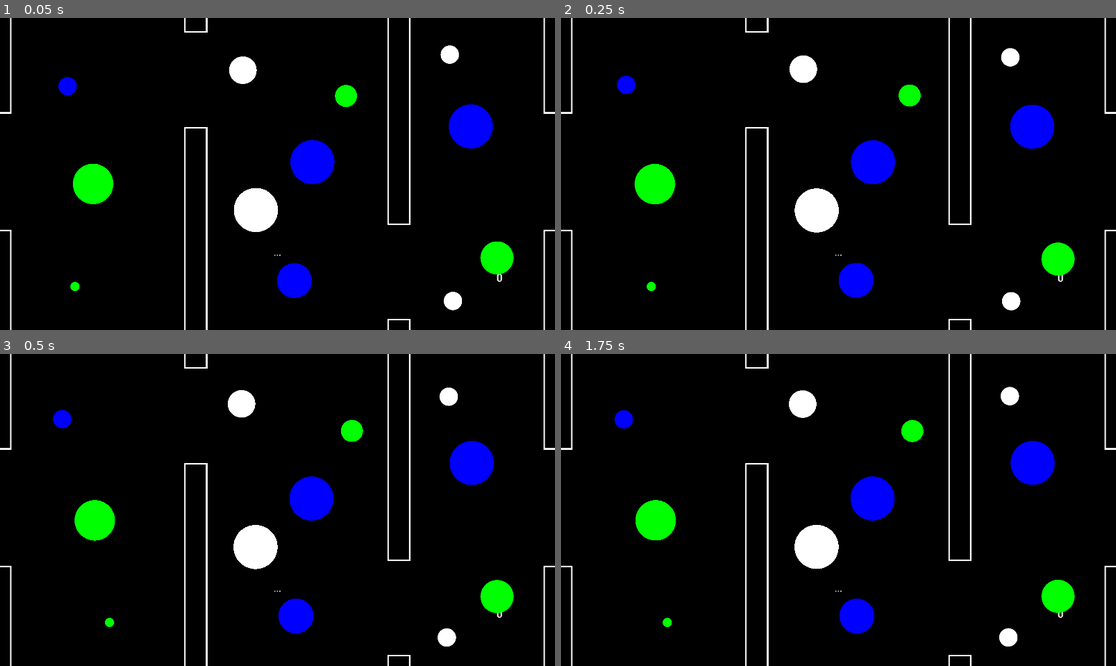
Above: before the commit, frames 1-4 (two rows, left to right).
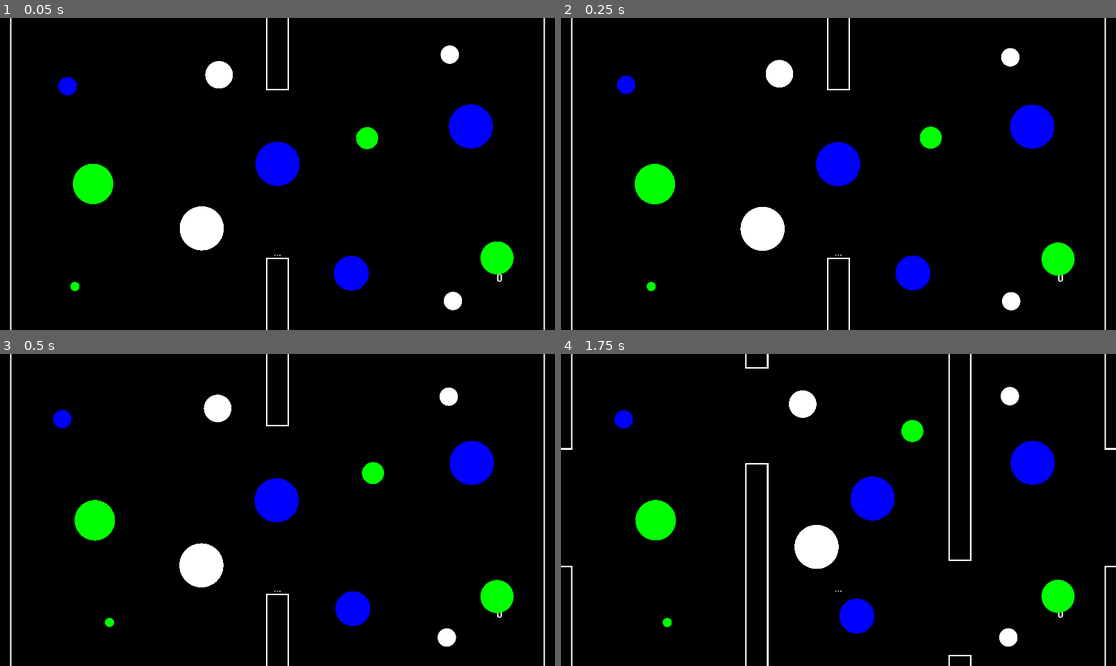
Above: after the commit, the same moments.

Repository: Dark-Gran/Spirit-Circles
Game: Godot game, scene res://src/Main.tscn
Same seed, same stepped clock (60 frames per second), same inputs: the game is played once before the commit and once after it.
Inputs (mouse positions are in pixels of both pictures, inside the frame that each line leads up to):
- Up to frame 1 (0.05 s): no input
- Up to frame 2 (0.25 s): no input
- Up to frame 3 (0.5 s): no input
- Up to frame 4 (1.75 s): move the mouse to (960, 494) at 0.52 s; hold Right (ui_right) 0.53-1.28 s; tap Space (ui_accept) at 0.77, 1.52 s; move the mouse to (727, 525) at 1.27 s; hold Left (ui_left) from 1.28 s (still down)

The runs differ from the first frame. In frame 1, 7.1% of the frame differs, in the area x 0-100%, y 0-100%; in frame 2, 7.2%; in frame 3, 7.2%; in frame 4, nothing differs.

Commit message:
fix: player_circle detecting walls (godot area2D cannot detect StaticBodies)

Diff:
--- a/src/world/World.gd
+++ b/src/world/World.gd
@@ -21,7 +21,7 @@
 
 func _ready():
 	enable_continue(false)
-	level_id = 8
+	level_id = 9
 	move_to_level(level_id)
 
 func reload_level():
--- a/src/world/obstacles/Wall_0.tscn
+++ b/src/world/obstacles/Wall_0.tscn
@@ -5,7 +5,7 @@
 
 [sub_resource type="RectangleShape2D" id=2]
 
-[node name="Wall" type="StaticBody2D"]
+[node name="Wall" type="KinematicBody2D"]
 
 [node name="MeshInstance2D" type="MeshInstance2D" parent="."]
 scale = Vector2( 4, 25 )
--- a/src/world/obstacles/Wall_1.tscn
+++ b/src/world/obstacles/Wall_1.tscn
@@ -5,7 +5,7 @@
 
 [sub_resource type="RectangleShape2D" id=2]
 
-[node name="Wall" type="StaticBody2D"]
+[node name="Wall" type="KinematicBody2D"]
 
 [node name="MeshInstance2D" type="MeshInstance2D" parent="."]
 scale = Vector2( 4, 40 )
--- a/src/world/obstacles/Wall_2.tscn
+++ b/src/world/obstacles/Wall_2.tscn
@@ -5,7 +5,7 @@
 
 [sub_resource type="RectangleShape2D" id=2]
 
-[node name="Wall" type="StaticBody2D"]
+[node name="Wall" type="KinematicBody2D"]
 
 [node name="MeshInstance2D" type="MeshInstance2D" parent="."]
 scale = Vector2( 4, 80 )
